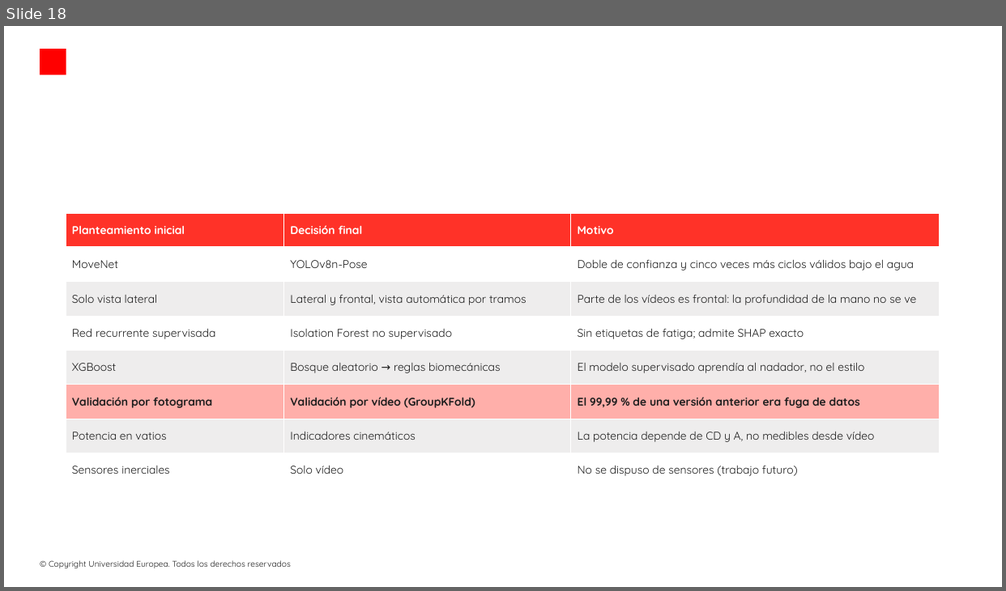
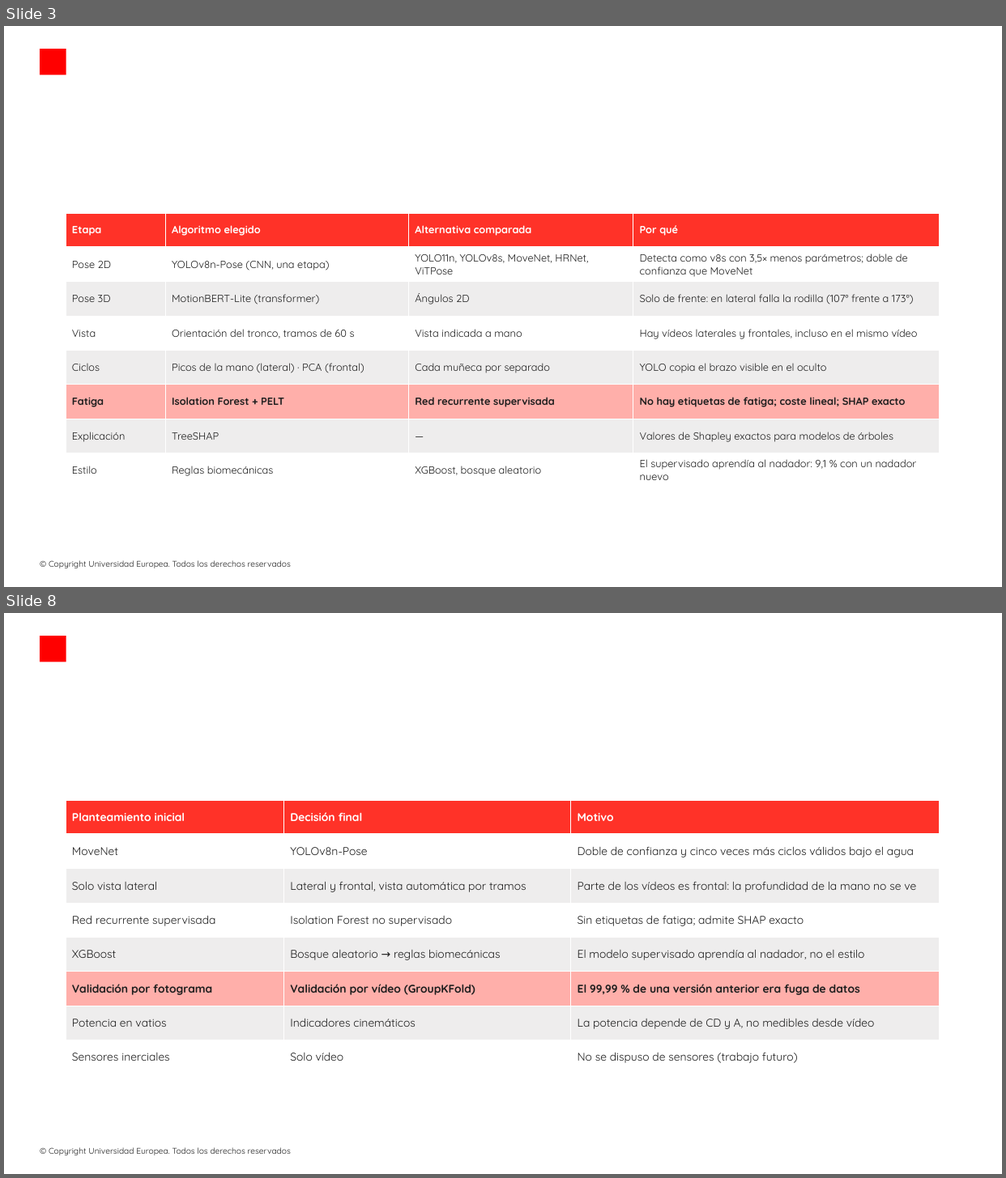
Before and after one commit to modeliana1-rgb/Strokelab, a slide deck: presentacion/StrokeLab_defensa.pptx. Shown one above the other, each under a label of ours: slide 18 before the commit, slides 3 and 8 after it; the slides between them are not shown. The pictures are 1006x591 and 1006x1178 pixels, drawn with LibreOffice and Linux fonts; fonts in the diff are those of the drawing; background and template pictures are left out. Boxes give left, top, right and bottom in pixels: in the first picture for what was removed or moved away, otherwise in the second. Text is boxed around its words. In the diff, an @@ line names an element or a change of style, - is before the commit and + after.

```diff
--- a/presentacion/StrokeLab_defensa.pptx
+++ b/presentacion/StrokeLab_defensa.pptx
@@ slide 3 added at (4, 26, 1002, 587), background picture (left out); not listed: 2 template elements that a slide beside it also shows @@
@@ table added at (66, 213, 939, 488), 8 rows, 4 columns @@
+Etapa | Algoritmo elegido | Alternativa comparada | Por qué
+Pose 2D | YOLOv8n-Pose (CNN, una etapa) | YOLO11n, YOLOv8s, MoveNet, HRNet, ViTPose | Detecta como v8s con 3,5× menos parámetros; doble de confianza que MoveNet
+Pose 3D | MotionBERT-Lite (transformer) | Ángulos 2D | Solo de frente: en lateral falla la rodilla (107° frente a 173°)
+Vista | Orientación del tronco, tramos de 60 s | Vista indicada a mano | Hay vídeos laterales y frontales, incluso en el mismo vídeo
+Ciclos | Picos de la mano (lateral) · PCA (frontal) | Cada muñeca por separado | YOLO copia el brazo visible en el oculto
+Fatiga | Isolation Forest + PELT | Red recurrente supervisada | No hay etiquetas de fatiga; coste lineal; SHAP exacto
+Explicación | TreeSHAP | — | Valores de Shapley exactos para modelos de árboles
+Estilo | Reglas biomecánicas | XGBoost, bosque aleatorio | El supervisado aprendía al nadador: 9,1 % con un nadador nuevo
@@ what was slide 18 is now slide 8 @@
```
Also in this commit, not shown: 4 slides changed, 3 other slides added, 21 slides removed, 3 other files.
